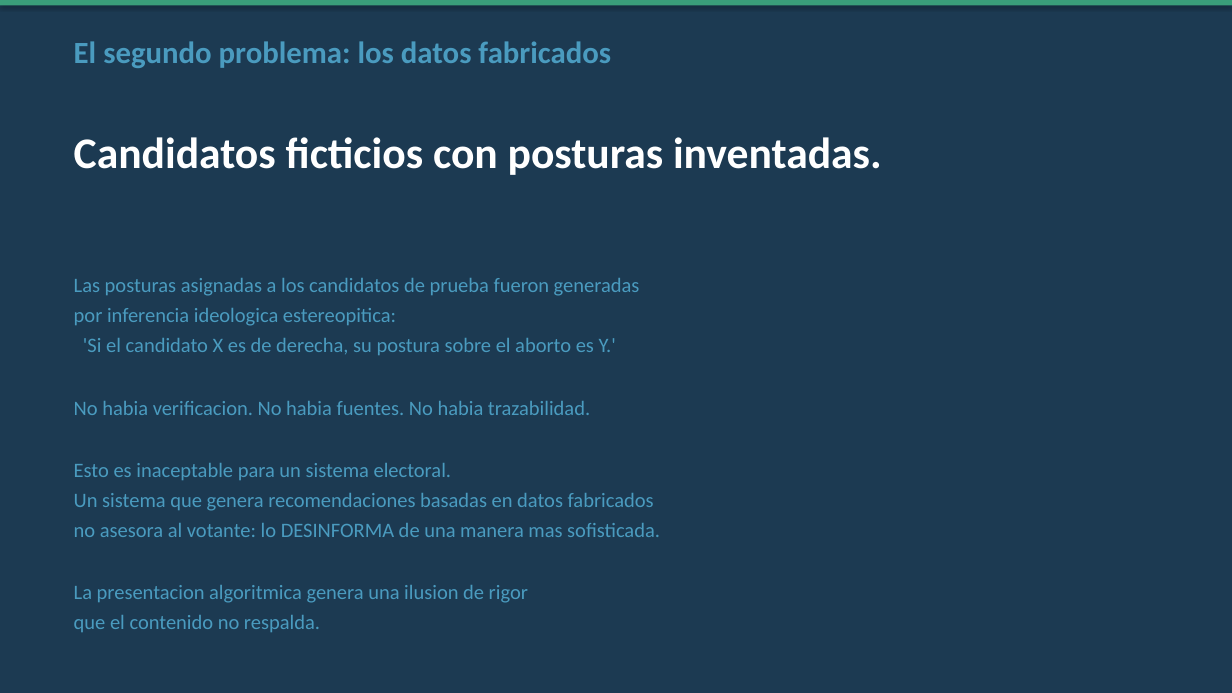
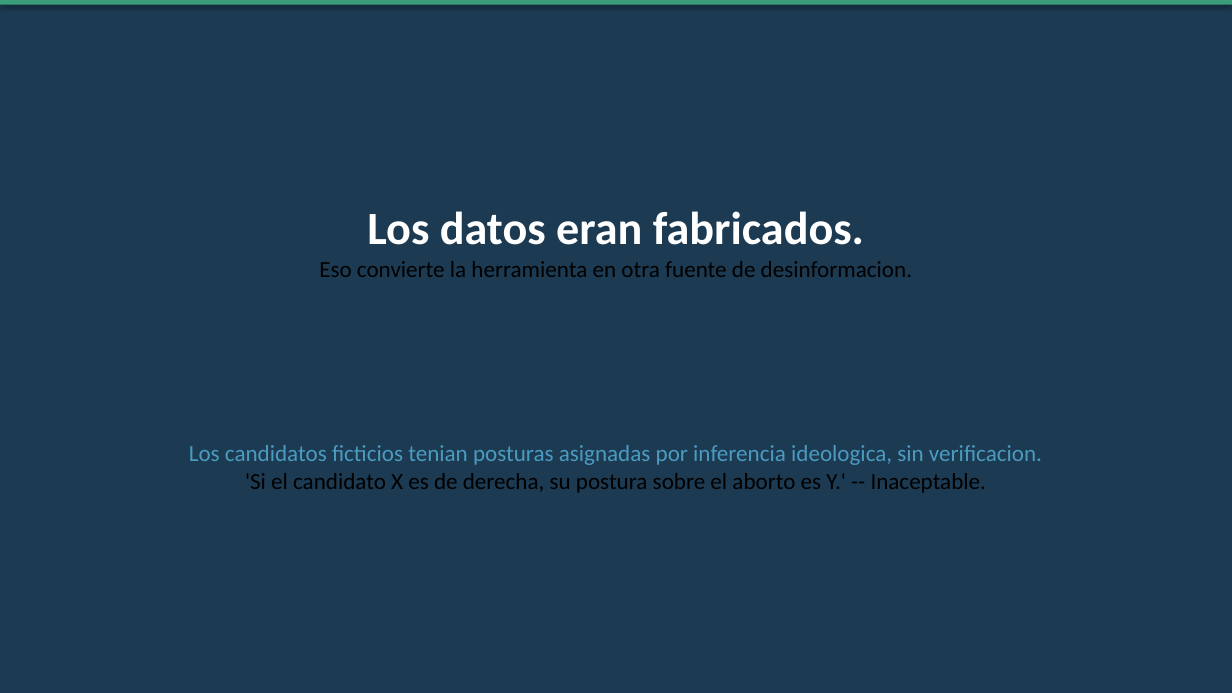
Before and after one commit to whatebria/tinder-decisivo, a slide deck: slide 12 of presentaciones/02_Evolucion_de_la_Idea.pptx. Drawn at 1232x693 pixels with LibreOffice and Linux fonts; fonts in the diff are those of the drawing. Boxes give left, top, right and bottom in pixels: in the first picture for what was removed or moved away, otherwise in the second. Text is boxed around its words. In the diff, an @@ line names an element or a change of style, - is before the commit and + after.

Commit message:
fix(presentaciones): v2 visual-first -- sin parrafos en slides, helpers nuevos (timeline, three_cards, flow_steps, tight_bullets, before_after), nombre correcto P4, contenido faltante agregado

```diff
--- a/presentaciones/02_Evolucion_de_la_Idea.pptx
+++ b/presentaciones/02_Evolucion_de_la_Idea.pptx
@@ text at (x1=319, y1=211, x2=912, y2=277): text changed; size 24 to 18 pt; text colour #4A9BBF to #000000; bold off @@
-El segundo problema: los datos fabricados
+Los datos eran fabricados.
+Eso convierte la herramienta en otra fuente de desinformacion.
@@ text removed at (x1=74, y1=278, x2=660, y2=632) @@
-Las posturas asignadas a los candidatos de prueba fueron generadas
-por inferencia ideologica estereopitica:
-'Si el candidato X es de derecha, su postura sobre el aborto es Y.'
-No habia verificacion. No habia fuentes. No habia trazabilidad.
-Esto es inaceptable para un sistema electoral.
-Un sistema que genera recomendaciones basadas en datos fabricados
-no asesora al votante: lo DESINFORMA de una manera mas sofisticada.
-La presentacion algoritmica genera una ilusion de rigor
-que el contenido no respalda.
@@ text at (x1=189, y1=445, x2=1042, y2=493): text changed; size 34 to 18 pt; text colour #FFFFFF to #4A9BBF; bold off @@
-Candidatos ficticios con posturas inventadas.
+Los candidatos ficticios tenian posturas asignadas por inferencia ideologica, sin verificacion.
+'Si el candidato X es de derecha, su postura sobre el aborto es Y.' -- Inaceptable.
```
Also in this commit, not shown: 12 other slides changed, 5 slides added, 5 slides removed, 10 other files.
